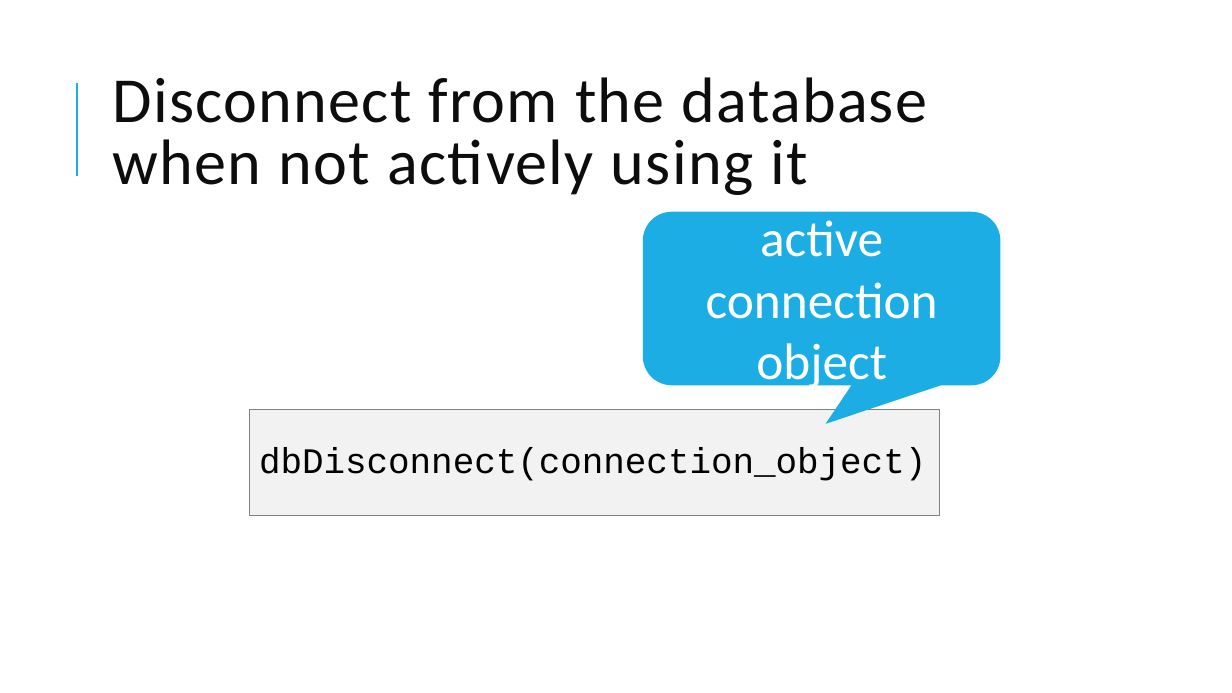
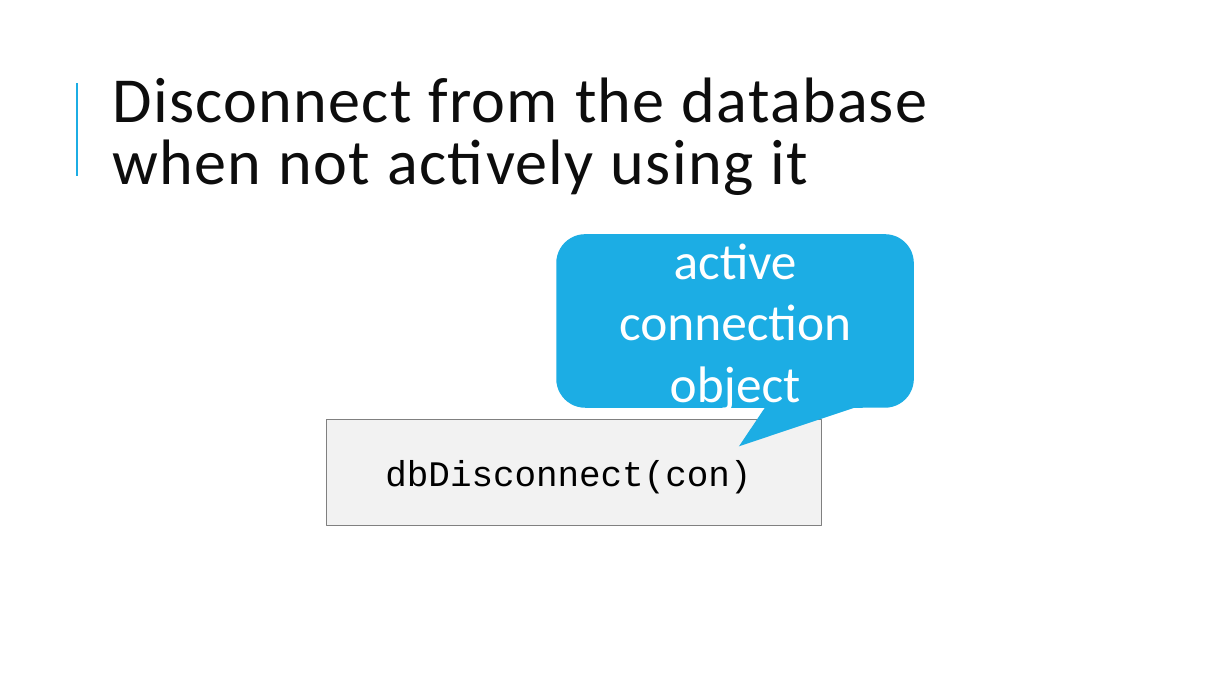
Before and after one commit to amromeo/api_r_int_db_24, a slide deck: slide 12 of presentations/02 - Databases with R.pptx. Drawn at 1232x693 pixels with LibreOffice and Linux fonts; fonts in the diff are those of the drawing. Boxes give left, top, right and bottom in pixels: in the first picture for what was removed or moved away, otherwise in the second. Text is boxed around its words. In the diff, an @@ line names an element or a change of style, - is before the commit and + after.

```diff
--- a/presentations/02 - Databases with R.pptx
+++ b/presentations/02 - Databases with R.pptx
@@ text "active connection object" moved from (x1=706, y1=220, x2=938, y2=392) to (x1=619, y1=243, x2=851, y2=415) @@
@@ rounded speech box moved from (x1=643, y1=212, x2=1001, y2=385) to (x1=556, y1=234, x2=914, y2=408) @@
@@ rectangle resized from (x1=250, y1=409, x2=940, y2=516) to (x1=327, y1=420, x2=822, y2=526) @@
@@ text at (x1=385, y1=461, x2=751, y2=494): text changed @@
-dbDisconnect(connection_object)
+dbDisconnect(con)
```
Also in this commit, not shown: 8 other slides changed.
